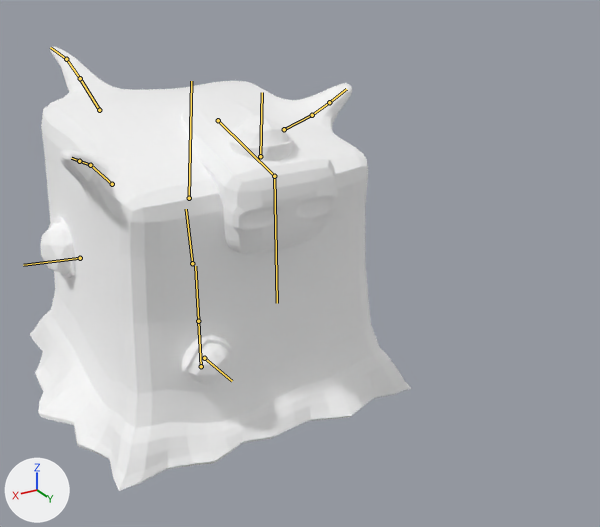
The glTF model assets/skeletalMesh/mawGooey.gltf as it was, and as the next commit left it.
Before and after are seen from a 50 mm lens placed at (2.47, 5.75, 3.62), pointed at (-0.33, 1.1, 1.29). Arrows for +X, +Y and +Z are at lower left; the lights stay in place. Both versions are drawn at frame 9 of the action 'Attack'; the numbers are the values there. The bones that bend it are drawn over the model as lines.

The first picture shows 'MawGooey.003'.
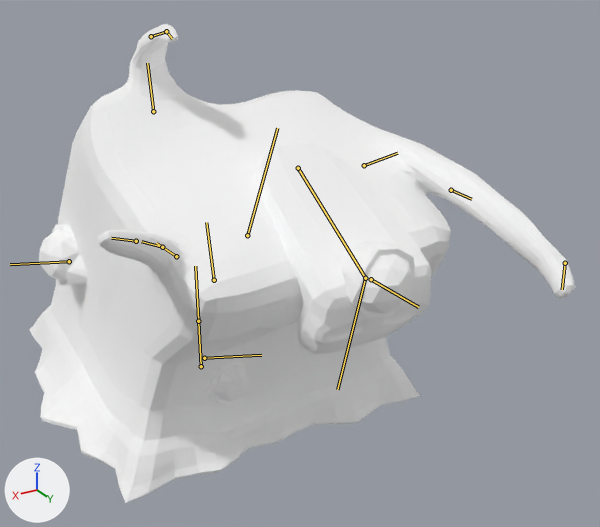
Where the change shows, as pixel boxes [x1, y1, x2, y2] in the pictures (600 x 527 px):
'MawGooey.003', posed (43% wider, 8% taller): before [30, 47, 411, 491]; after [29, 24, 575, 503]
bone 'Center2', root to tip: before (192, 263) to (186, 209); after (214, 280) to (206, 222)
bone 'Center3', root to tip: before (189, 198) to (191, 81); after (247, 235) to (277, 128)
bone 'Tentacle_31', root to tip: before (99, 110) to (80, 78); after (153, 111) to (147, 63)
bone 'Tentacle_32', root to tip: before (80, 78) to (66, 59); after (151, 36) to (166, 31)
bone 'Tentacle_33', root to tip: before (66, 59) to (50, 47); after (166, 31) to (172, 38)
bone 'Tentacle_11', root to tip: before (284, 129) to (312, 115); after (364, 165) to (397, 153)
bone 'Tentacle_12', root to tip: before (312, 115) to (329, 102); after (451, 190) to (471, 199)
bone 'Tentacle_13', root to tip: before (329, 102) to (346, 89); after (565, 263) to (562, 289)
bone 'Tentacle_21', root to tip: before (112, 184) to (90, 165); after (176, 256) to (156, 243)
bone 'Tentacle_22', root to tip: before (90, 165) to (79, 161); after (162, 247) to (141, 241)
bone 'Tentacle_23', root to tip: before (79, 161) to (71, 158); after (136, 241) to (111, 238)
bone 'TopFace', root to tip: before (218, 120) to (274, 176); after (298, 168) to (365, 278)
bone 'Eye2', root to tip: before (80, 258) to (23, 265); after (69, 261) to (10, 264)
bone 'Eye1', root to tip: before (204, 358) to (232, 381); after (204, 358) to (261, 355)
bone 'Eye3', root to tip: before (260, 156) to (262, 92); after (371, 279) to (418, 307)

What the commit changed:
Bone 'Center2' (bone_center2) moves from (-0.059, 0.0, 0.0) to (0.341, 0.01, -0.001).
Bone 'Center2' (bone_center2) turns from (0, 0, 0) to (0, 0, 1) degrees about its own x, y and z.
Bone 'Center3' (bone_center3) moves from (0.0, 0.087, 0.0) to (0.608, 0.079, 0.0).
Bone 'Center3' (bone_center3) turns from (0, 0, -10) to (0, 0, -28) degrees about its own x, y and z.
Bone 'Tentacle_31' (bone_tentacle_31) turns from (0, 0, 0) to (-13, -4, -21) degrees about its own x, y and z.
Bone 'Tentacle_32' (bone_tentacle_32) moves from (0.0, 0.0, 0.0) to (-0.023, 0.165, 0.13).
Bone 'Tentacle_32' (bone_tentacle_32) turns from (0, 0, 0) to (84, -4, 14) degrees about its own x, y and z.
Bone 'Tentacle_33' (bone_tentacle_33) turns from (0, 0, 0) to (33, -26, 5) degrees about its own x, y and z.
Bone 'Tentacle_11' (bone_tentacle_11) turns from (0, 0, 0) to (2, -4, 2) degrees about its own x, y and z.
Bone 'Tentacle_12' (bone_tentacle_12) moves from (0.0, 0.0, 0.0) to (-0.051, 0.19, 0.715).
Bone 'Tentacle_12' (bone_tentacle_12) turns from (0, 0, 0) to (63, 11, 9) degrees about its own x, y and z.
Bone 'Tentacle_13' (bone_tentacle_13) moves from (0.0, 0.0, 0.0) to (0.057, 0.811, 0.102).
Bone 'Tentacle_13' (bone_tentacle_13) turns from (0, 0, 0) to (52, 29, -8) degrees about its own x, y and z.
Bone 'Tentacle_21' (bone_tentacle_21) turns from (0, 0, 0) to (-4, 6, 6) degrees about its own x, y and z.
Bone 'Tentacle_22' (bone_tentacle_22) moves from (0.0, 0.0, 0.0) to (-0.017, 0.068, 0.051).
Bone 'Tentacle_22' (bone_tentacle_22) turns from (0, 0, 0) to (-25, 30, -26) degrees about its own x, y and z.
Bone 'Tentacle_23' (bone_tentacle_23) moves from (0.0, 0.0, 0.0) to (-0.006, 0.062, -0.009).
Bone 'Tentacle_23' (bone_tentacle_23) turns from (0, 0, 0) to (-9, 15, -9) degrees about its own x, y and z.
Bone 'TopFace' (bone_topface) moves from (-0.066, 0.049, -0.002) to (-0.028, 1.225, -0.046).
Bone 'TopFace' (bone_topface) turns from (0, 0, -10) to (0, -1, -27) degrees about its own x, y and z.
Bone 'Eye2' (bone_eye2) moves from (0.0, 0.0, 0.0) to (0.023, 0.096, 0.009).
Bone 'Eye2' (bone_eye2) turns from (0, 0, 0) to (0, -1, 10) degrees about its own x, y and z.
Bone 'Eye1' (bone_eye1) turns from (0, 0, 0) to (-15, 1, -42) degrees about its own x, y and z.
Bone 'Eye3' (bone_eye3) moves from (0.008, -0.075, 0.043) to (0.231, -0.6, 1.284).
Bone 'Eye3' (bone_eye3) turns from (10, 0, -2) to (94, 9, 3) degrees about its own x, y and z.
